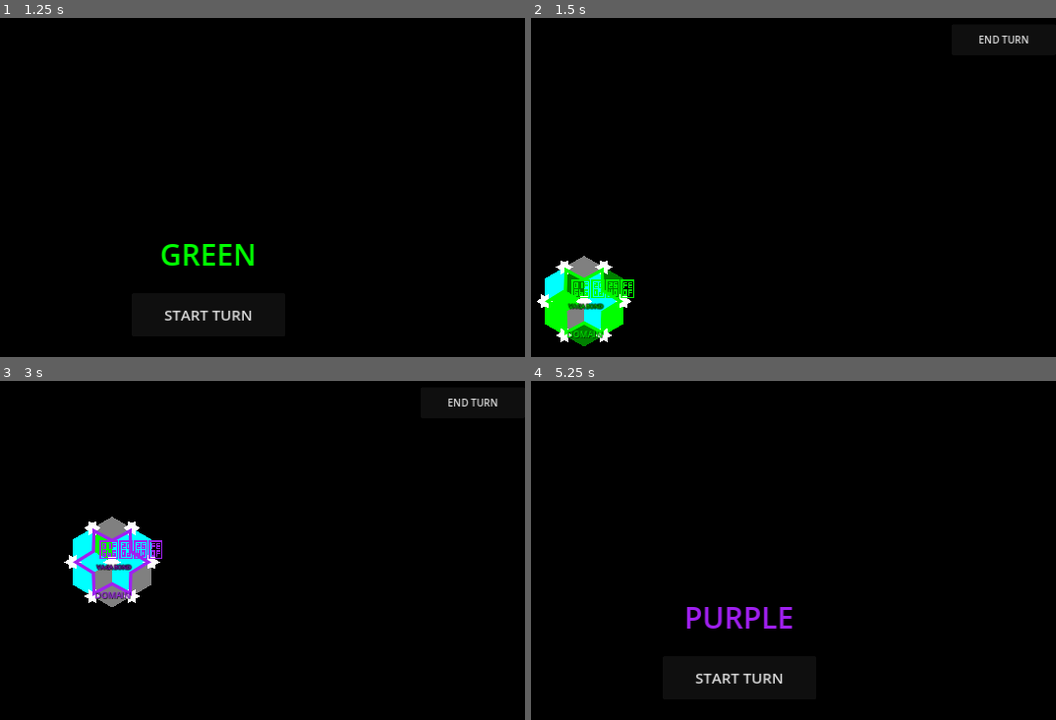
Above: before the commit, frames 1-4 (two rows, left to right).
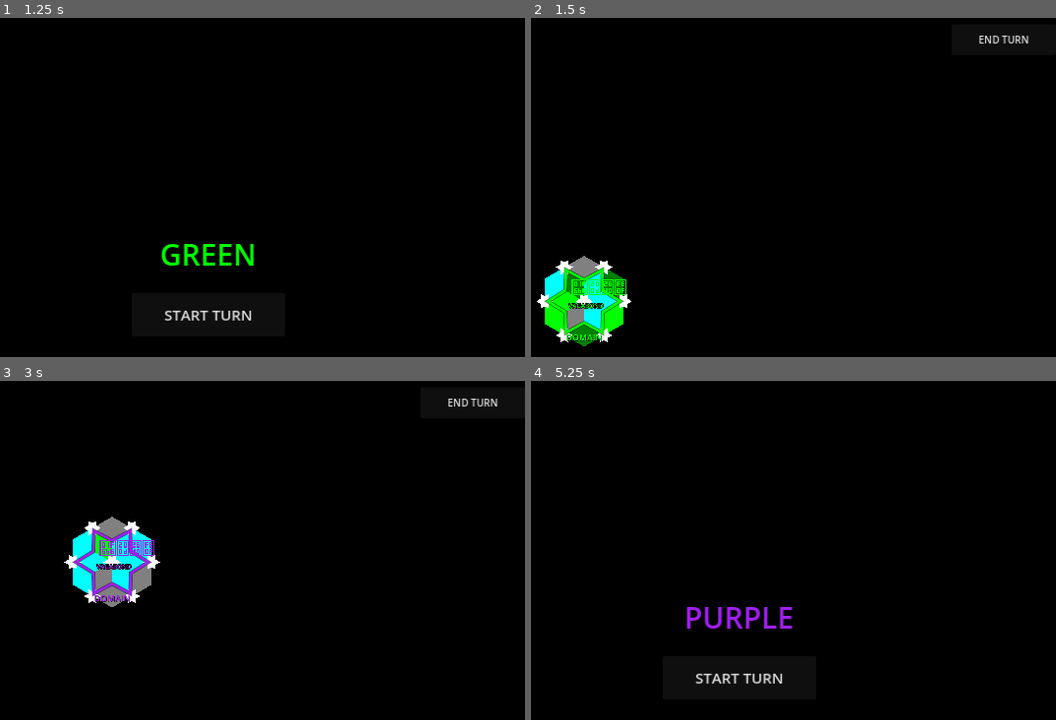
Above: after the commit, the same moments.

Repository: Cy13eruna/VyV
Game: Godot game, scene res://main.tscn
Two runs of this game, one before a commit and one after it. Both use one fixed random seed, a clock stepped at 60 frames per second and the inputs below.
Inputs:
- Up to frame 1 (1.25 s): click "2" at 0.5 s
- Up to frame 2 (1.5 s): click "START TURN" at 1.25 s
- Up to frame 3 (3 s): click "END TURN" at 2 s; click "START TURN" at 2.75 s
- Up to frame 4 (5.25 s): click "END TURN" at 3.5 s; click "START TURN" at 4.25 s; click "END TURN" at 5 s

Frame 1 is identical in both runs. In frame 2, 0.9% of the frame differs, in the area x 2-20%, y 73-96%; in frame 3, 0.9%, in the area x 13-31%, y 43-66%; in frame 4, nothing differs.

Commit message:
High Resolution Titles

Diff:
--- a/project.godot
+++ b/project.godot
@@ -13,10 +13,6 @@
 [autoload]
 
 ; Aqui registramos os scripts que precisam rodar globalmente.
-; O NetworkManager é vital para gerenciar a conexão entre instâncias.
-[autoload]
-
-; Aqui registramos os scripts que precisam rodar globalmente.
 NetworkManager="*res://src/multiplayer/NetworkManager.gd"
 Signals="*res://src/core/autoloads/Signals.gd"
 
@@ -25,7 +21,12 @@
 ; Configurações de janela para facilitar os testes de multiplayer (abre em janela menor)
 window/size/viewport_width=1280
 window/size/viewport_height=720
+
+; --- CORREÇÃO DO ZOOM ---
+; Mode canvas_items garante que o texto recalcule os vetores MSDF na resolução real da tela
 window/stretch/mode="canvas_items"
+; Expand impede distorções esticadas e garante que o campo de visão aumente/diminua perfeitamente
+window/stretch/aspect="expand"
 
 [dotnet]
 
@@ -33,6 +34,13 @@
 
 [rendering]
 
-; Forward Plus é o melhor para desktop.
-; Se for para mobile/web, mude para "gl_compatibility"
 renderer/rendering_method="forward_plus"
+
+; --- CONFIGURAÇÕES ANTI-BORRÃO (Focado na 920M) ---
+; Desativa o FXAA (Anti-aliasing de tela) que borra fontes pequenas
+anti_aliasing/screen_space_aa=0
+
+; Força a escala 3D a ficar em 100% (impede o jogo de renderizar em baixa resolução e esticar)
+scaling_3d/scale=1.0
+; Modo Bilinear (0) ignora o FSR que costuma embaçar textos dinâmicos desenhados via código
+scaling_3d/mode=0
--- a/src/systems/entities/Domain.gd
+++ b/src/systems/entities/Domain.gd
@@ -5,17 +5,32 @@
 # --- PROPRIEDADES ESPECÍFICAS ---
 var outer_r: float
 var inner_r: float
-var font: Font
 var tile_size: float = 64.0
 
+# Usamos SystemFont para forçar o MSDF via código e manter tudo nítido
+var high_res_font: SystemFont
+
 func _ready() -> void:
-	font = ThemeDB.fallback_font
+	_setup_high_res_font()
 	self.z_index = 5
+
+	# Mudamos para LINEAR para suavizar as bordas da estrela e do texto no zoom
+	self.texture_filter = CanvasItem.TEXTURE_FILTER_LINEAR_WITH_MIPMAPS
 
 	# Conexão segura ao Autoload de Sinais
 	if Signals.has_signal("domains_visibility_updated"):
 		if not Signals.domains_visibility_updated.is_connected(_on_visibility_updated):
 			Signals.domains_visibility_updated.connect(_on_visibility_updated)
+
+func _setup_high_res_font() -> void:
+	high_res_font = SystemFont.new()
+	# Ativa o modo matemático vetorial MSDF
+	high_res_font.multichannel_signed_distance_field = true
+	high_res_font.msdf_pixel_range = 16
+	high_res_font.msdf_size = 128 # Máxima qualidade possível para zooms extremos
+
+	high_res_font.set_antialiasing(1) # 1 = Grayscale
+	high_res_font.generate_mipmaps = true
 
 ## Override do setup para incluir o tile_size
 func setup_domain(p_world_pos: Vector2, p_grid_pos: Vector2, p_color: Color, p_owner_id: int, p_tile_size: float) -> void:
@@ -41,22 +56,39 @@
 	self.visible = is_visible_to_player
 
 func _draw() -> void:
-	if not font: return
+	if not high_res_font: return
 
-	# 1. Desenho da Estrela (usando entity_color da classe pai)
+	# 1. Desenho da Estrela (Usando entity_color da classe pai)
 	var pts = PackedVector2Array()
 	for i in range(13):
 		var angle = deg_to_rad(i * 30 - 30)
 		var r = outer_r if i % 2 != 0 else inner_r
 		pts.append(Vector2(cos(angle), sin(angle)) * r)
 
-	draw_polyline(pts, entity_color, 4.0, true)
+	# Desenhamos uma sombra de fundo preta para a linha da estrela
+	draw_polyline(pts, Color(0, 0, 0, 0.6), 5.0, true)
+	# Linha principal (antialiased = true impede o serrilhado da geometria)
+	draw_polyline(pts, entity_color, 3.0, true)
 
-	# 2. Desenho do Texto "DOMAIN"
+	# 2. Desenho do Texto "DOMAIN" (Super-amostrado para o Zoom)
 	var text = "DOMAIN"
-	var font_size = 14
-	var text_size = font.get_string_size(text, HORIZONTAL_ALIGNMENT_CENTER, -1, font_size)
-	var text_pos = Vector2(-text_size.x / 2, outer_r)
+	var font_size = 56 # Tamanho original 14 * 4
+	var scale_factor = 0.25
 
-	draw_string(font, text_pos + Vector2(1, 1), text, HORIZONTAL_ALIGNMENT_CENTER, -1, font_size, Color.BLACK)
-	draw_string(font, text_pos, text, HORIZONTAL_ALIGNMENT_CENTER, -1, font_size, entity_color)
+	# Mede a string no tamanho gigante
+	var text_size = high_res_font.get_string_size(text, HORIZONTAL_ALIGNMENT_CENTER, -1, font_size)
+
+	# Calcula a posição aplicando o fator de redução
+	var text_pos = Vector2(-text_size.x * scale_factor / 2.0, outer_r + 5.0)
+
+	# Dizemos ao motor para renderizar tudo o que vier a seguir na escala 0.25x
+	draw_set_transform(text_pos, 0.0, Vector2(scale_factor, scale_factor))
+
+	# Sombra do texto (Afastamos 4px porque na escala 0.25 representará 1px real)
+	draw_string(high_res_font, Vector2(4, 4), text, HORIZONTAL_ALIGNMENT_CENTER, -1, font_size, Color(0, 0, 0, 0.8))
+
+	# Texto principal (Desenhado no zero relativo ao transform que setamos acima)
+	draw_string(high_res_font, Vector2.ZERO, text, HORIZONTAL_ALIGNMENT_CENTER, -1, font_size, entity_color)
+
+	# Sempre resetamos o transform ao final para não quebrar outros desenhos do motor!
+	draw_set_transform(Vector2.ZERO, 0.0, Vector2.ONE)
--- a/src/systems/entities/Vagabond.gd
+++ b/src/systems/entities/Vagabond.gd
@@ -15,12 +15,12 @@
 		action_points_changed.emit(ap, max_ap)
 		if ap == 0:
 			exhaustion_triggered.emit()
-		# Chamamos sem 'instant' para vermos a transição suave
 		_update_visual_state()
 
 @export var move_range: int = 4
 
 var _is_highlighted: bool = false
+var _high_res_font: SystemFont # Cache da fonte para evitar recriação
 
 # --- CICLO DE VIDA ---
 
@@ -28,17 +28,27 @@
 	super.setup(p_global_pos, p_grid_pos, p_color, p_owner_id)
 	self.z_index = 10
 
-	# Criamos os nós primeiro
+	_setup_font_resource()
 	_create_visuals()
-	# Forçamos o estado inicial (transparente se começar com 0 AP)
 	_update_visual_state(true)
 
 func _apply_visuals() -> void:
+	_setup_font_resource()
 	_create_visuals()
 	_update_visual_state(true)
 
+# Prepara a fonte MSDF em alta definição
+func _setup_font_resource() -> void:
+	if _high_res_font: return
+
+	_high_res_font = SystemFont.new()
+	_high_res_font.multichannel_signed_distance_field = true
+	_high_res_font.msdf_pixel_range = 16
+	_high_res_font.msdf_size = 128 # Máxima qualidade matemática vetorial
+	_high_res_font.set_antialiasing(1) # 1 = Grayscale
+	_high_res_font.generate_mipmaps = true
+
 func _create_visuals() -> void:
-	# Limpeza rigorosa para evitar fantasmas visuais
 	var old_view = get_node_or_null("View")
 	if old_view:
 		old_view.name = "OldView"
@@ -48,64 +58,74 @@
 	view.name = "View"
 	add_child(view)
 
+	# --- O SEGREDO DA NITIDEZ ---
+	# Criamos um nó com escala 0.25x para servir de tela de alta densidade
+	var hires_container = Node2D.new()
+	hires_container.scale = Vector2(0.25, 0.25)
+	view.add_child(hires_container)
+
+	# 1. EMOJI (Multiplicado por 4)
 	var emoji = Label.new()
 	emoji.name = "Emoji"
 	emoji.text = "🚶‍♀️"
 	emoji.horizontal_alignment = HORIZONTAL_ALIGNMENT_CENTER
-	emoji.modulate = entity_color
-	emoji.add_theme_font_size_override("font_size", 28)
-	emoji.position = Vector2(-20, -40)
-	view.add_child(emoji)
 
+	var emoji_settings = LabelSettings.new()
+	emoji_settings.font = _high_res_font
+	emoji_settings.font_size = 112 # (Original 28 * 4)
+	emoji_settings.font_color = entity_color
+
+	emoji.label_settings = emoji_settings
+	emoji.texture_filter = CanvasItem.TEXTURE_FILTER_LINEAR_WITH_MIPMAPS
+	emoji.position = Vector2(-80, -160) # (Original -20, -40 * 4)
+	hires_container.add_child(emoji)
+
+	# 2. LABEL DE TEXTO (Multiplicado por 4)
 	var label = Label.new()
 	label.name = "IDLabel"
 	label.text = "VAGABOND"
 	label.horizontal_alignment = HORIZONTAL_ALIGNMENT_CENTER
-	label.add_theme_color_override("font_color", entity_color)
-	label.add_theme_font_size_override("font_size", 10)
-	label.add_theme_constant_override("outline_size", 4)
-	label.add_theme_color_override("font_outline_color", Color.BLACK)
-	label.position = Vector2(-25, 0)
-	view.add_child(label)
 
-# --- FEEDBACKS VISUAIS (O CORAÇÃO DO PROBLEMA) ---
+	var text_settings = LabelSettings.new()
+	text_settings.font = _high_res_font
+	text_settings.font_size = 40 # (Original 10 * 4)
+	text_settings.font_color = entity_color
+	text_settings.outline_size = 16 # (Original 4 * 4)
+	text_settings.outline_color = Color.BLACK
+
+	label.label_settings = text_settings
+	label.texture_filter = CanvasItem.TEXTURE_FILTER_LINEAR_WITH_MIPMAPS
+	label.position = Vector2(-100, 0) # (Original -25, 0 * 4)
+	hires_container.add_child(label)
+
+# --- FEEDBACKS VISUAIS ---
 
 func _update_visual_state(instant: bool = false) -> void:
 	var view = get_node_or_null("View")
 	if not view: return
 
-	# 1. Definimos os alvos de visual
 	var target_scale = Vector2(1.25, 1.25) if _is_highlighted else Vector2.ONE
-
-	# Se ap == 0, fica transparente (40% opacidade)
 	var target_alpha = 1.0 if ap > 0 else 0.7
 
-	# 2. Aplicamos
 	if instant:
 		view.scale = target_scale
 		view.modulate.a = target_alpha
 	else:
-		# Se houver um tween rodando nesta propriedade, o novo o substituirá
 		var tween = create_tween().set_parallel(true).set_ease(Tween.EASE_OUT)
-
-		# Feedback de Seleção
 		tween.tween_property(view, "scale", target_scale, 0.2).set_trans(Tween.TRANS_QUAD)
-
-		# Feedback de Exaustão (Alpha)
-		# Nota: Modulamos a 'view' inteira para afetar Emoji e Label simultaneamente
 		tween.tween_property(view, "modulate:a", target_alpha, 0.25)
 
 # --- RESTO DA LÓGICA ---
 
 func use_ap() -> bool:
 	if has_ap():
-		ap -= 1 # O setter cuidará do _update_visual_state()
+		ap -= 1
 		_play_action_animation()
 		return true
 	return false
 
 func restore_ap() -> void:
-	ap = max_ap # O setter cuidará do visual
+	ap = max_ap
 
 func set_highlight(active: bool) -> void:
 	_is_highlighted = active
@@ -118,7 +138,6 @@
 		jump.tween_property(view, "position:y", -15, 0.1)
 		jump.chain().tween_property(view, "position:y", 0, 0.1)
 
-# Sistema de FOW herdado e simplificado
 func update_fow_visibility(lit_nodes: Array, instant: bool = false) -> void:
 	var is_lit = self.grid_pos in lit_nodes
 	var target_alpha = 1.0 if is_lit else 0.0
